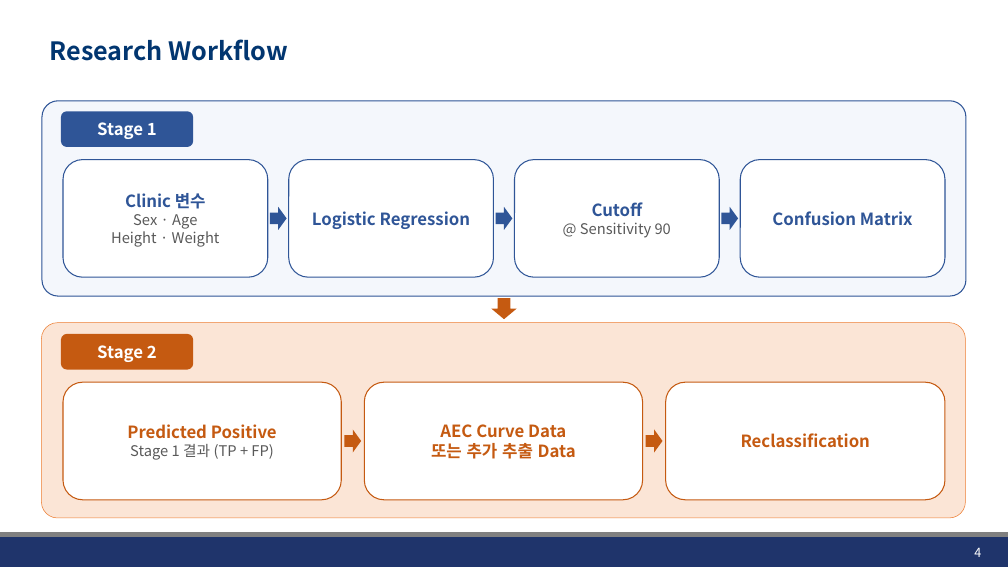
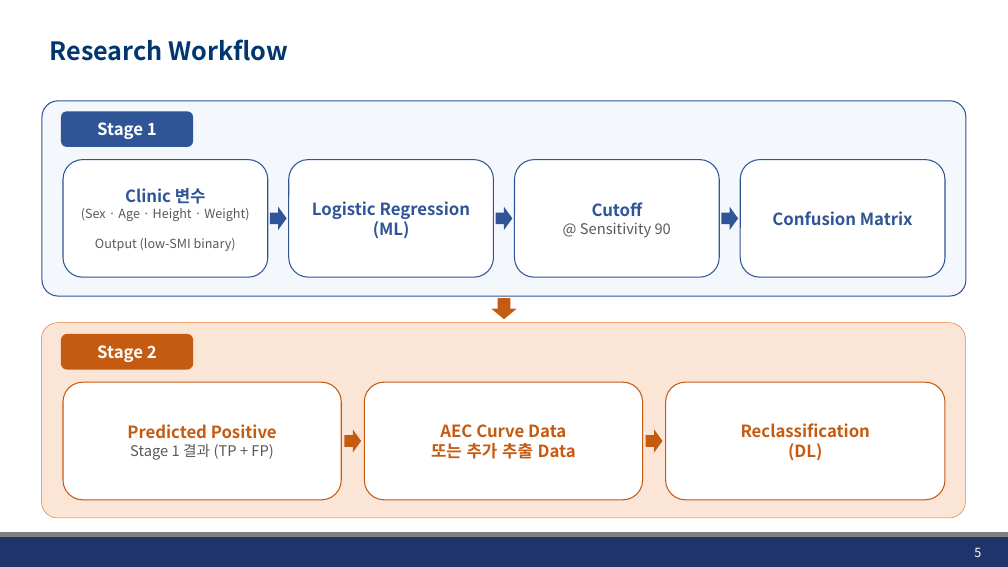
Before and after one commit to JHWannabe/Clinical_Study, a slide deck: slide 5 of docs/260729_Stratified Analysis of AEC.pptx (slide 4 before the commit). Drawn at 1008x567 pixels with LibreOffice and Linux fonts; fonts in the diff are those of the drawing; background and template pictures are left out. Boxes give left, top, right and bottom in pixels: in the first picture for what was removed or moved away, otherwise in the second. Text is boxed around its words. In the diff, an @@ line names an element or a change of style, - is before the commit and + after.

```diff
--- a/docs/260729_Stratified Analysis of AEC.pptx
+++ b/docs/260729_Stratified Analysis of AEC.pptx
@@ text in rounded rectangle at [81, 208, 249, 251]: text changed; size 14 to 12 pt @@
-Sex · Age
-Height · Weight
+(Sex · Age · Height · Weight)
+Output (low-SMI binary)
@@ text in rounded rectangle at [373, 218, 410, 238]: paragraph added @@
+(ML)
@@ text in rounded rectangle at [788, 443, 822, 460]: paragraph added @@
+(DL)
@@ page number at [974, 547, 981, 557]: text changed @@
-4
+5
```
Also in this commit, not shown: 7 other slides changed, 1 slide added, 1 slide removed, 7 other files.
